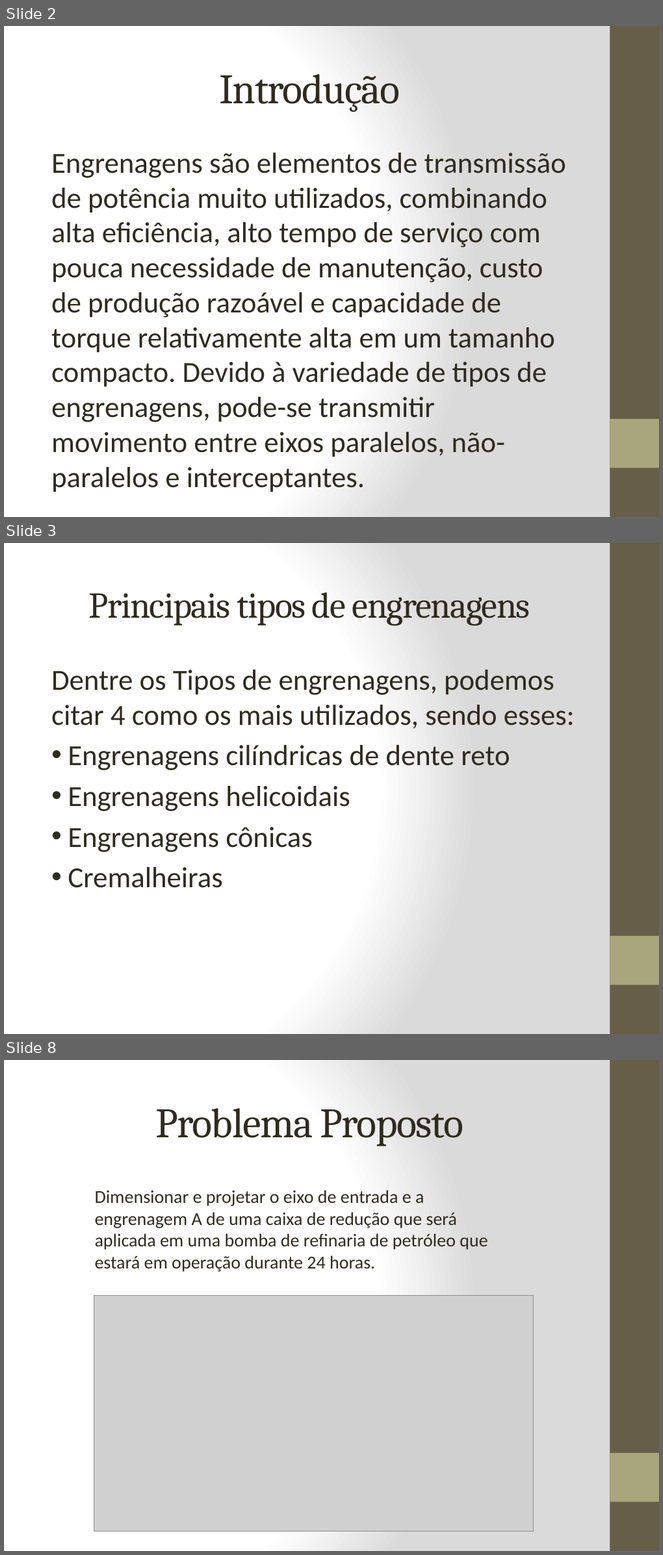
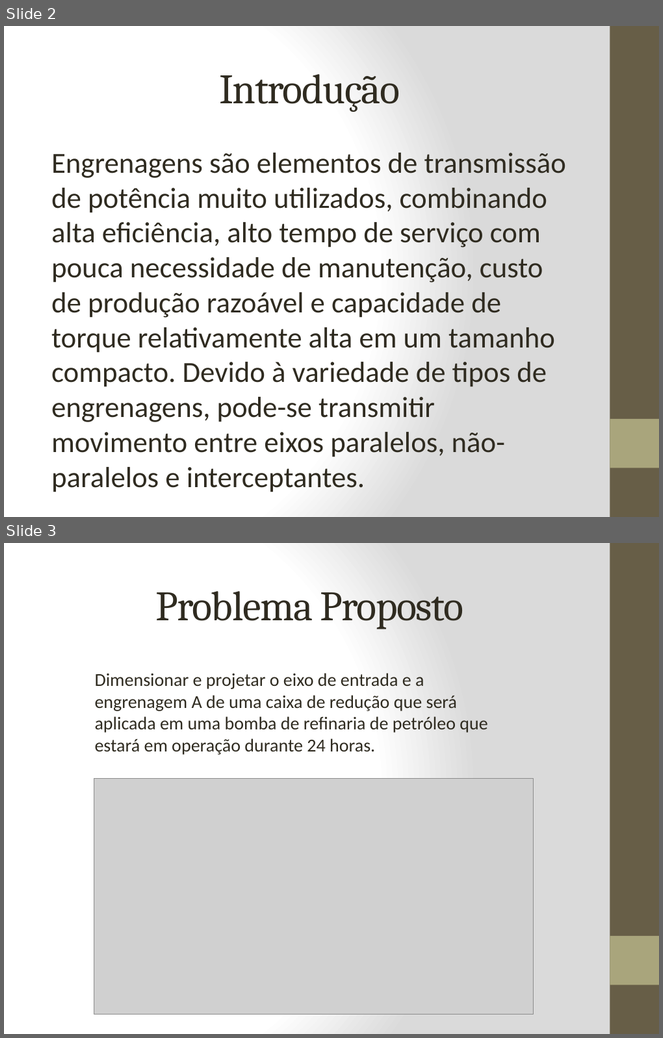
Before and after one commit to furstmartins/mechanical, a slide deck: Apresentacao/dimensionamento de engrenagens.pptx. Shown one above the other, each under a label of ours: slides 2, 3 and 8 before the commit, slides 2 and 3 after it; the slides between them are not shown. The pictures are 663x1555 and 663x1038 pixels, drawn with LibreOffice and Linux fonts; fonts in the diff are those of the drawing; grey boxes stand for pictures. Boxes give left, top, right and bottom in pixels: in the first picture for what was removed or moved away, otherwise in the second. Text is boxed around its words. In the diff, an @@ line names an element or a change of style, - is before the commit and + after.

```diff
--- a/Apresentacao/dimensionamento de engrenagens.pptx
+++ b/Apresentacao/dimensionamento de engrenagens.pptx
@@ slide 3 removed at [4, 543, 659, 1034], background gradient #FFFFFF to #DADADA; not listed: 2 template elements that a slide beside it also shows @@
@@ title removed at [89, 592, 530, 626] @@
-Principais tipos de engrenagens
@@ text removed at [51, 670, 575, 888] @@
-Dentre os Tipos de engrenagens, podemos citar 4 como os mais utilizados, sendo esses:
-• Engrenagens cilíndricas de dente reto
-• Engrenagens helicoidais
-• Engrenagens cônicas
-• Cremalheiras
@@ what was slide 8 is now slide 3 @@
```
Also in this commit, not shown: 4 other slides removed, 5 other files.
